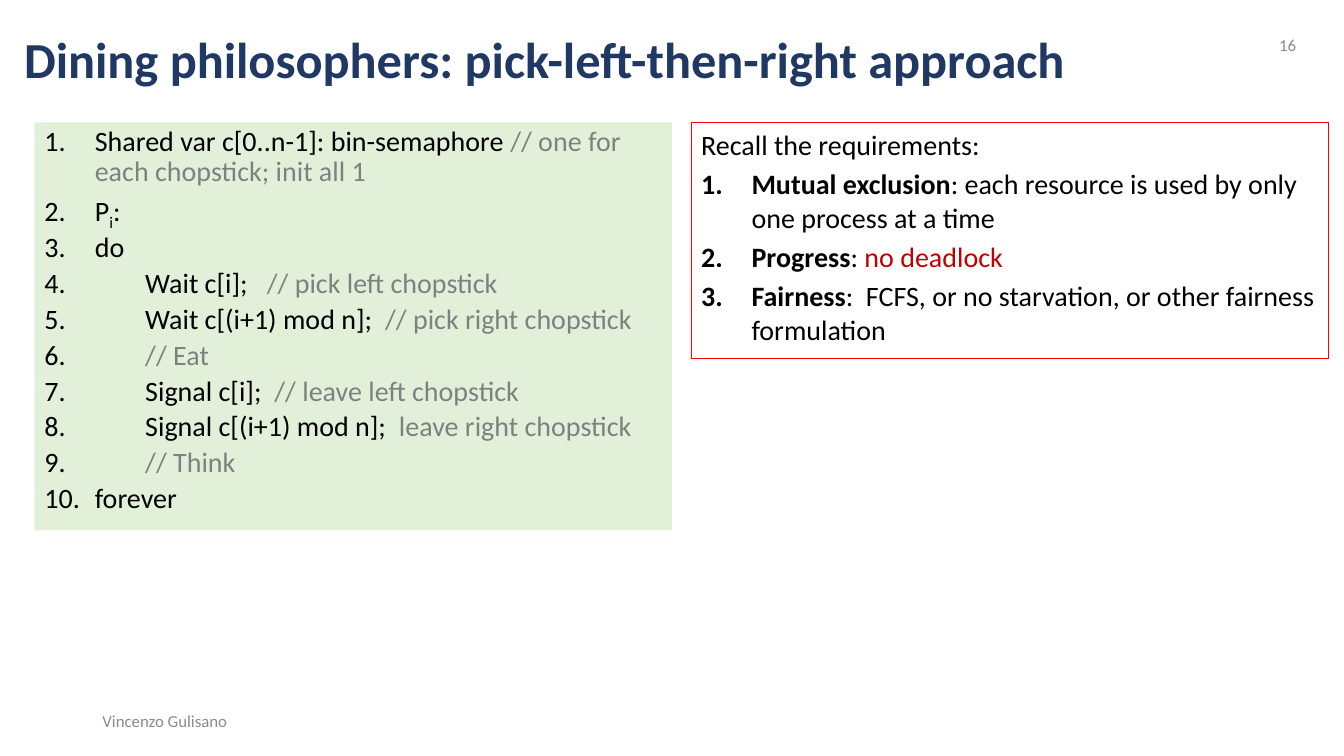
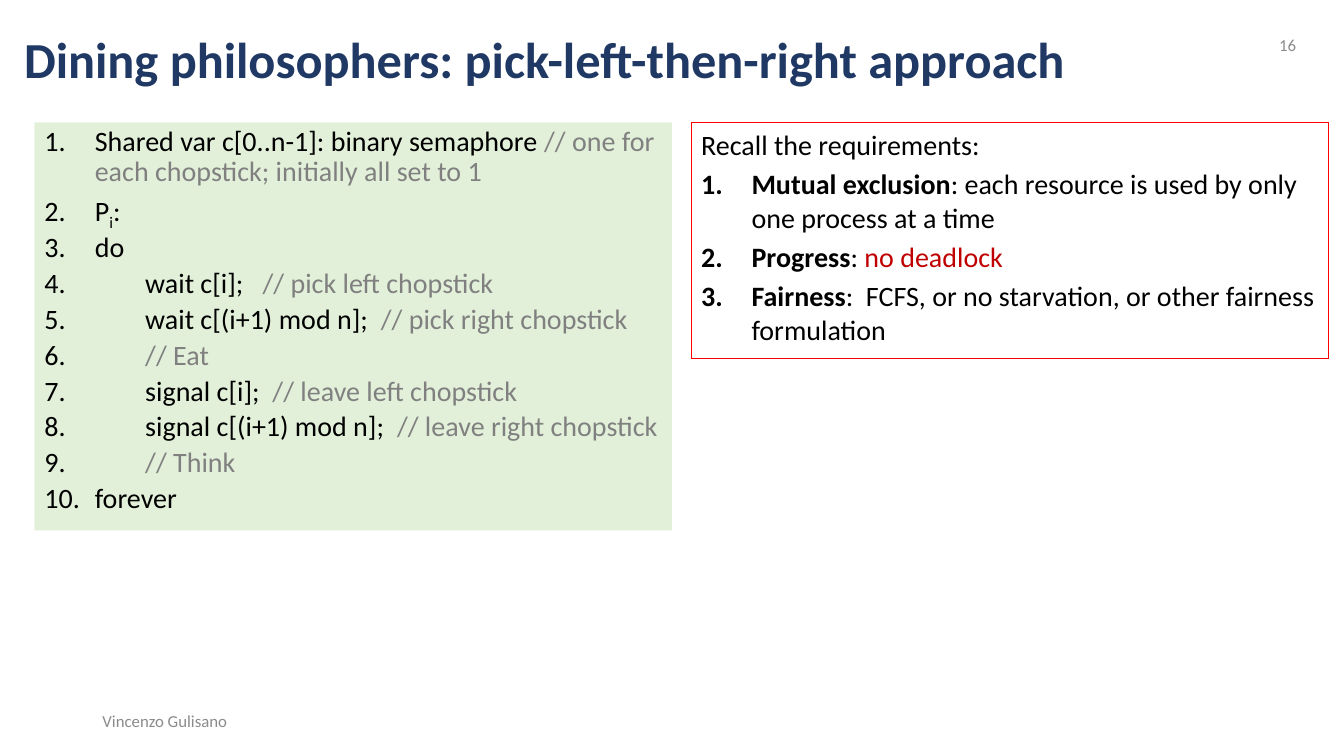
Before and after one commit to Josefgus/os_material, a slide deck: slide 16 of synchronization_part_2/synchronization_part_2.pptx. Drawn at 1344x756 pixels with LibreOffice and Linux fonts; fonts in the diff are those of the drawing. Boxes give left, top, right and bottom in pixels: in the first picture for what was removed or moved away, otherwise in the second. Text is boxed around its words. In the diff, an @@ line names an element or a change of style, - is before the commit and + after.

```diff
--- a/synchronization_part_2/synchronization_part_2.pptx
+++ b/synchronization_part_2/synchronization_part_2.pptx
@@ text at bbox=[95, 130, 655, 186]: text changed; text colour #000000 to #808080 @@
-1. Shared var c[0..n-1]: bin-semaphore // one for each chopstick; init all 1
+1. Shared var c[0..n-1]: binary semaphore // one for each chopstick; initially all set to 1
@@ text at bbox=[145, 272, 627, 334]: text changed @@
-4. Wait c[i]; // pick left chopstick
-5. Wait c[(i+1) mod n]; // pick right chopstick
+4. wait c[i]; // pick left chopstick
+5. wait c[(i+1) mod n]; // pick right chopstick
@@ text at bbox=[145, 380, 658, 441]: text changed @@
-7. Signal c[i]; // leave left chopstick
-8. Signal c[(i+1) mod n]; leave right chopstick
+7. signal c[i]; // leave left chopstick
+8. signal c[(i+1) mod n]; // leave right chopstick
```
Also in this commit, not shown: 31 other slides changed, 4 other files.
